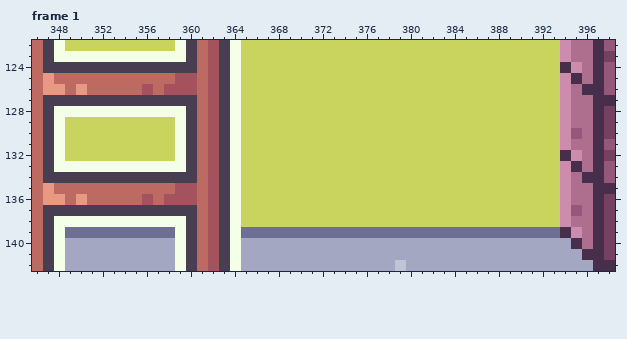
A pixel-art file gets an edit: Assets/Backgrounds/Overworld/Sewers.aseprite. This is how it looked before the edit.
419x180 pixels, 1 frame. Shown: frame 1: x 346..398, y 122..142. The commit also changed other frames or places, which this record leaves out.
The same view after the edit:
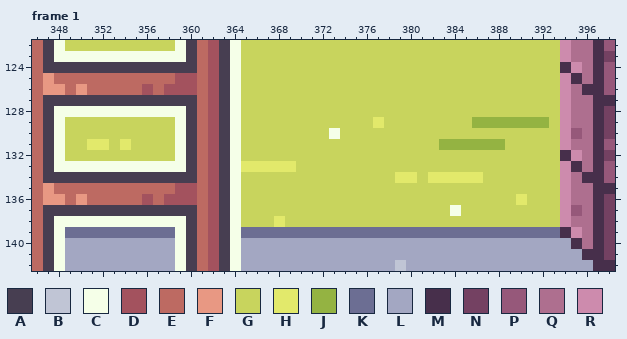
Palette (. is transparent): A #473e51  B #c0c5d5  C #f5ffe8  D #a3525e  E #bd6a62  F #e89883  G #c8d45d  H #e2e96b  J #94b342  K #6c6e93  L #a3a7c2  M #472f4b  N #744162  P #96587a  Q #ae6f8f  R #cd8bad
What changed:
layer "Layer 1" added
--- frame 1, layer "Layer 1"
@@ x 346..398 @@
 128 EACCCCCCCCCCCCAEDACGGGGGGGGGGGGGGGGGGGGGGGGGGGGGRQQMN
-129 EACGGGGGGGGGGCAEDACGGGGGGGGGGGGGGGGGGGGGGGGGGGGGRQQMN
-130 EACGGGGGGGGGGCAEDACGGGGGGGGGGGGGGGGGGGGGGGGGGGGGRPQMN
-131 EACGGGGGGGGGGCAEDACGGGGGGGGGGGGGGGGGGGGGGGGGGGGGRQQMP
+129 EACGGGGGGGGGGCAEDACGGGGGGGGGGGGHGGGGGGGGJJJJJJJGRQQMN
+130 EACGGGGGGGGGGCAEDACGGGGGGGGCGGGGGGGGGGGGGGGGGGGGRPQMN
+131 EACGGHHGHGGGGCAEDACGGGGGGGGGGGGGGGGGGJJJJJJGGGGGRQQMP
 132 EACGGGGGGGGGGCAEDACGGGGGGGGGGGGGGGGGGGGGGGGGGGGGMRQMN
-133 EACCCCCCCCCCCCAEDACGGGGGGGGGGGGGGGGGGGGGGGGGGGGGRMQMP
-134 EAAAAAAAAAAAAAAEDACGGGGGGGGGGGGGGGGGGGGGGGGGGGGGRQMMP
+133 EACCCCCCCCCCCCAEDACHHHHHGGGGGGGGGGGGGGGGGGGGGGGGRMQMP
+134 EAAAAAAAAAAAAAAEDACGGGGGGGGGGGGGGHHGHHHHHGGGGGGGRQMMP
 135 EFEEEEEEEEEEEDDEDACGGGGGGGGGGGGGGGGGGGGGGGGGGGGGRQQMM
-136 EFFEFEEEEEDEDDDEDACGGGGGGGGGGGGGGGGGGGGGGGGGGGGGRQQMN
-137 EAAAAAAAAAAAAAAEDACGGGGGGGGGGGGGGGGGGGGGGGGGGGGGRPQMN
-138 EACCCCCCCCCCCCAEDACGGGGGGGGGGGGGGGGGGGGGGGGGGGGGRQQMN
+136 EFFEFEEEEEDEDDDEDACGGGGGGGGGGGGGGGGGGGGGGGGGHGGGRQQMN
+137 EAAAAAAAAAAAAAAEDACGGGGGGGGGGGGGGGGGGGCGGGGGGGGGRPQMN
+138 EACCCCCCCCCCCCAEDACGGGHGGGGGGGGGGGGGGGGGGGGGGGGGRQQMN
 139 EACKKKKKKKKKKCAEDACKKKKKKKKKKKKKKKKKKKKKKKKKKKKKMRQMN
